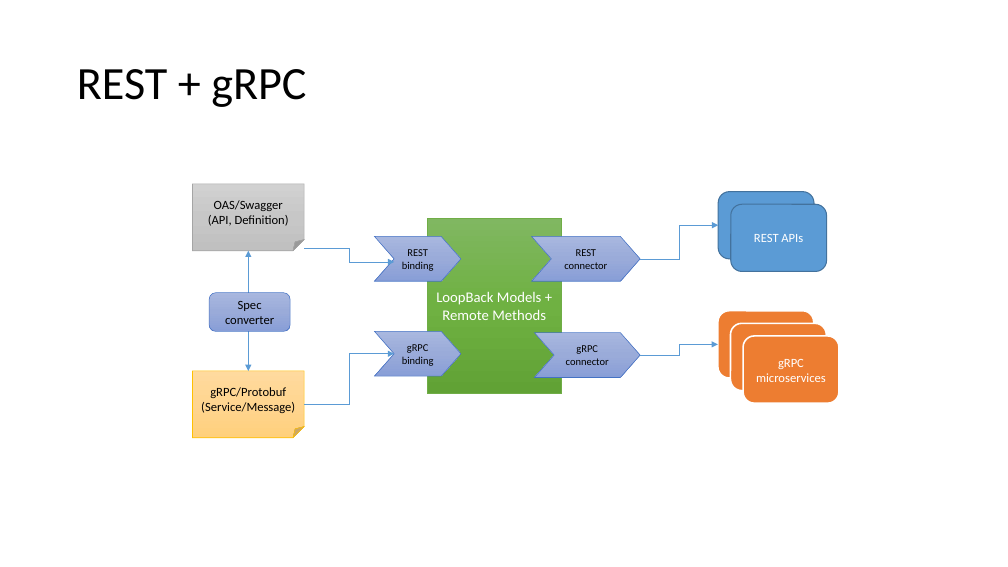
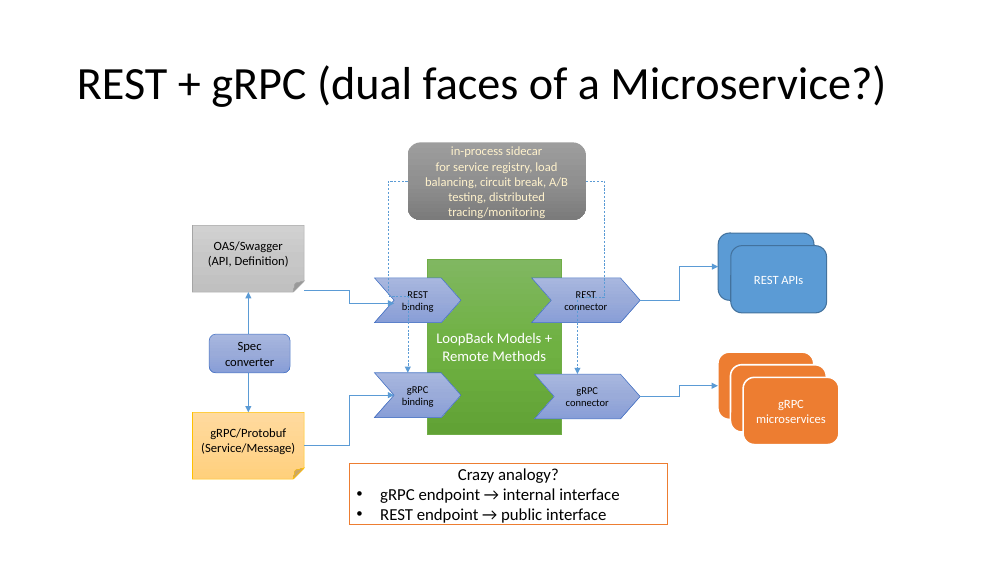
Before and after one commit to strongloop/loopback-example-polyglot, a slide deck: slide 8 of Polyglot Microservices.pptx. Drawn at 1008x567 pixels with LibreOffice and Linux fonts; fonts in the diff are those of the drawing. Boxes give left, top, right and bottom in pixels: in the first picture for what was removed or moved away, otherwise in the second. Text is boxed around its words. In the diff, an @@ line names an element or a change of style, - is before the commit and + after.

```diff
--- a/Polyglot Microservices.pptx
+++ b/Polyglot Microservices.pptx
@@ title at (77,65,886,107): text changed @@
-REST + gRPC
+REST + gRPC (dual faces of a Microservice?)
@@ rounded rectangle added at (408,142,586,220), fill gradient #9D9D9D to #909090 to #7C7C7C, 12 pt, text #FFF2CC @@
+in-process sidecar
+for service registry, load balancing, circuit break, A/B testing, distributed tracing/monitoring
@@ elbow arrow added from (408, 181) to (408, 373), #5B9BD5 0.5 pt dashed @@
@@ elbow arrow added from (586, 181) to (578, 374), #5B9BD5 0.5 pt dashed @@
@@ 6 rounded rectangles, 4 chevrons, 4 elbow arrows, 2 folded corners, 1 rectangle, 1 double arrow: place and size @@
-6 rounded rectangles, 4 chevrons, 4 elbow arrows, 2 folded corners, 1 rectangle, 1 double arrow at (193,184,839,438)
+6 rounded rectangles, 4 chevrons, 4 elbow arrows, 2 folded corners, 1 rectangle, 1 double arrow at (193,225,839,479)
@@ rectangle added at (349,464,668,525), fill #FFFFFF, outline #ED7D31 1 pt, 16 pt, text #000000 @@
+Crazy analogy?
+• gRPC endpoint → internal interface
+• REST endpoint → public interface
```
Also in this commit, not shown: 8 other slides changed.
